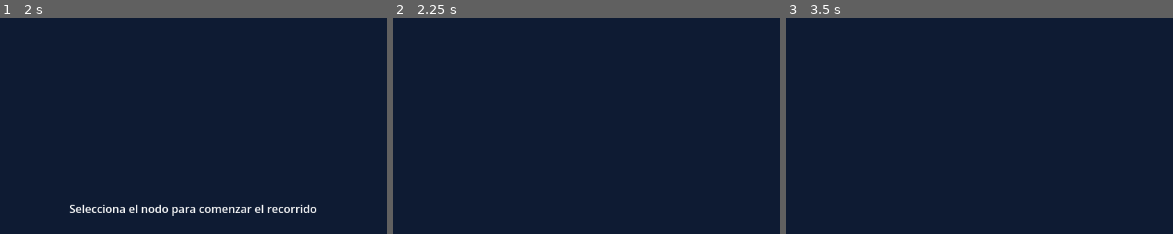
Above: before the commit, frames 1-3 (left to right).
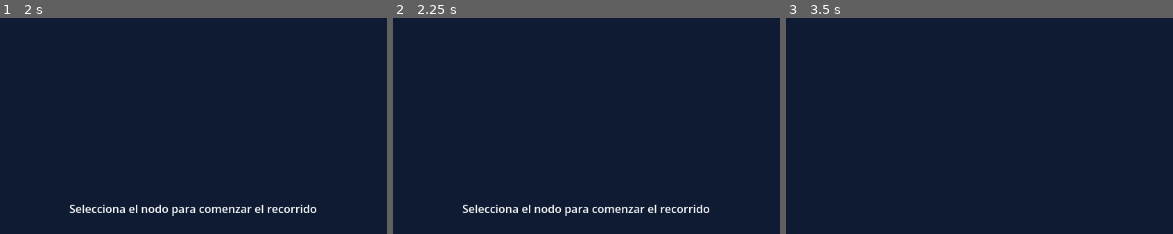
Above: after the commit, the same moments.

Repository: Andresit1524/graphim
Game: Godot game, scene res://assets/world/world.tscn
Two runs of this game, one before a commit and one after it. Both use one fixed random seed, a clock stepped at 60 frames per second and the inputs below.
Inputs:
- Up to frame 1 (2 s): click "Búsqueda en anchura" at 0.5 s; click "Búsqueda en profundidad" at 1.25 s
- Up to frame 2 (2.25 s): click "Dijkstra" at 2 s
- Up to frame 3 (3.5 s): click "Búsqueda en anchura" at 2.75 s
The pictures show only the part of the screen within x 24-74%, y 50-100%; the shares and areas given below are measured in that part.

Frame 1 is identical in both runs. In frame 2, 1.2% of the frame differs, in the area x 18-82%, y 86-92%; in frame 3, nothing differs.

Commit message:
Implementación del algoritmo de Dijkstra

Diff:
--- a/assets/algorithms/base_algoritm.gd
+++ b/assets/algorithms/base_algoritm.gd
@@ -89,7 +89,7 @@
 
 
 ## Colorea la arista de la que viene un nodo
-func _paint_parent_edge(current: GraphimNode, backtrack: Dictionary[GraphimNode, GraphimNode]):
+func paint_parent_edge(current: GraphimNode, backtrack: Dictionary[GraphimNode, GraphimNode]):
 	var conection := world.find_edge_bi(backtrack[current], current)
 	if conection: conection.data.color = current.data.color
 
--- a/assets/algorithms/bfs.gd
+++ b/assets/algorithms/bfs.gd
@@ -37,7 +37,7 @@
 
 				Sounds.play_sound(&"pop")
 				neighbor.data.color = GraphColors.VISITED
-				_paint_parent_edge(neighbor, backtrack)
+				paint_parent_edge(neighbor, backtrack)
 
 			# Tacha las aristas sobrantes
 			if conection.data.color == GraphColors.BASE:
@@ -49,7 +49,7 @@
 		await wait(SHORT_WAIT_TIME)
 		Sounds.play_sound(&"bell")
 		current.data.color = GraphColors.FINISHED
-		_paint_parent_edge(current, backtrack)
+		paint_parent_edge(current, backtrack)
 
 	Sounds.play_sound(&"success")
 	begin.data.color = GraphColors.HIGHLIGHT
--- a/assets/algorithms/dfs.gd
+++ b/assets/algorithms/dfs.gd
@@ -30,7 +30,7 @@
 	await wait(WAIT_TIME)
 	Sounds.play_sound(&"pop")
 	node.data.color = GraphColors.VISITED
-	_paint_parent_edge(node, backtrack)
+	paint_parent_edge(node, backtrack)
 
 	# Recorre sus vecinos si no ha sido así
 	for neighbor in graph[node]:
@@ -49,4 +49,4 @@
 	await wait(SHORT_WAIT_TIME)
 	Sounds.play_sound(&"bell")
 	node.data.color = GraphColors.FINISHED
-	_paint_parent_edge(node, backtrack)
+	paint_parent_edge(node, backtrack)
--- a/assets/algorithms/dijkstra.gd
+++ b/assets/algorithms/dijkstra.gd
@@ -1,5 +1,84 @@
+## Algoritmo de Dijkstra entre dos nodos
 class_name Dijkstra extends BaseAlgorithm
 
 
 func start() -> void:
-	pass
+	# Nodo inicial
+	var begin := await request_node("Selecciona el nodo para comenzar el recorrido")
+	# Nodo final
+	var end := await request_node("Selecciona el nodo para buscar")
+	# Grafo en lista de adyacencia
+	var graph := get_adyacency_list()
+
+	# Costo
+	var cost: Dictionary[GraphimNode, float]
+	# Backtracking para hallar la ruta
+	var backtrack: Dictionary[GraphimNode, GraphimNode]
+	# Lista de nodos no visitados
+	var unvisited: Array[GraphimNode]
+
+	# Inicializa
+	for node in get_nodes():
+		cost[node] = INF
+		backtrack[node] = null
+		unvisited.append(node)
+
+	cost[begin] = 0.0
+
+	# Itera sobre los nodos no visitados
+	while not unvisited.is_empty():
+		# Obtiene el nodo de menor costo y lo visita
+		var current: GraphimNode = _min_cost_node(cost)
+		unvisited.erase(current)
+
+		await wait(WAIT_TIME)
+		Sounds.play_sound(&"pop")
+		current.data.color = GraphColors.VISITED
+		paint_parent_edge(current, backtrack)
+
+		# Fin o nodo inalcanzable
+		if current == end or cost[current] == INF: break
+
+		# Itera sobre cada vecino del nodo actual
+		for neighbor in graph[current]:
+			if neighbor not in unvisited: continue
+
+			var new_cost := cost[current] + world.find_edge_bi(current, neighbor).data.weight
+
+			if new_cost < cost[neighbor]:
+				cost[neighbor] = new_cost
+				backtrack[neighbor] = current
+
+	if cost[end] == INF:
+		Sounds.play_sound(&"fail")
+		_discard_rest()
+		return
+
+	Sounds.play_sound(&"success")
+	_paint_route(begin, end, backtrack)
+
+
+## Obtiene el mínimo costo de la lista de nodos
+func _min_cost_node(cost: Dictionary[GraphimNode, float]) -> GraphimNode:
+	var current: GraphimNode = cost.keys().pick_random()
+	for node in cost:
+		if node.data.color == GraphColors.VISITED: continue
+		if cost[node] < cost[current]: current = node
+
+	return current
+
+
+## Pinta la ruta entre los dos nodos usando el backtrack
+func _paint_route(
+	begin: GraphimNode,
+	end: GraphimNode,
+	backtrack: Dictionary[GraphimNode, GraphimNode]
+) -> void:
+	begin.data.color = GraphColors.HIGHLIGHT
+	end.data.color = GraphColors.HIGHLIGHT
+	var current := end
+
+	while current != begin:
+		current.data.color = GraphColors.HIGHLIGHT
+		paint_parent_edge(current, backtrack)
+		current = backtrack[current]
Not shown, changed: .docs/Changelog.md
